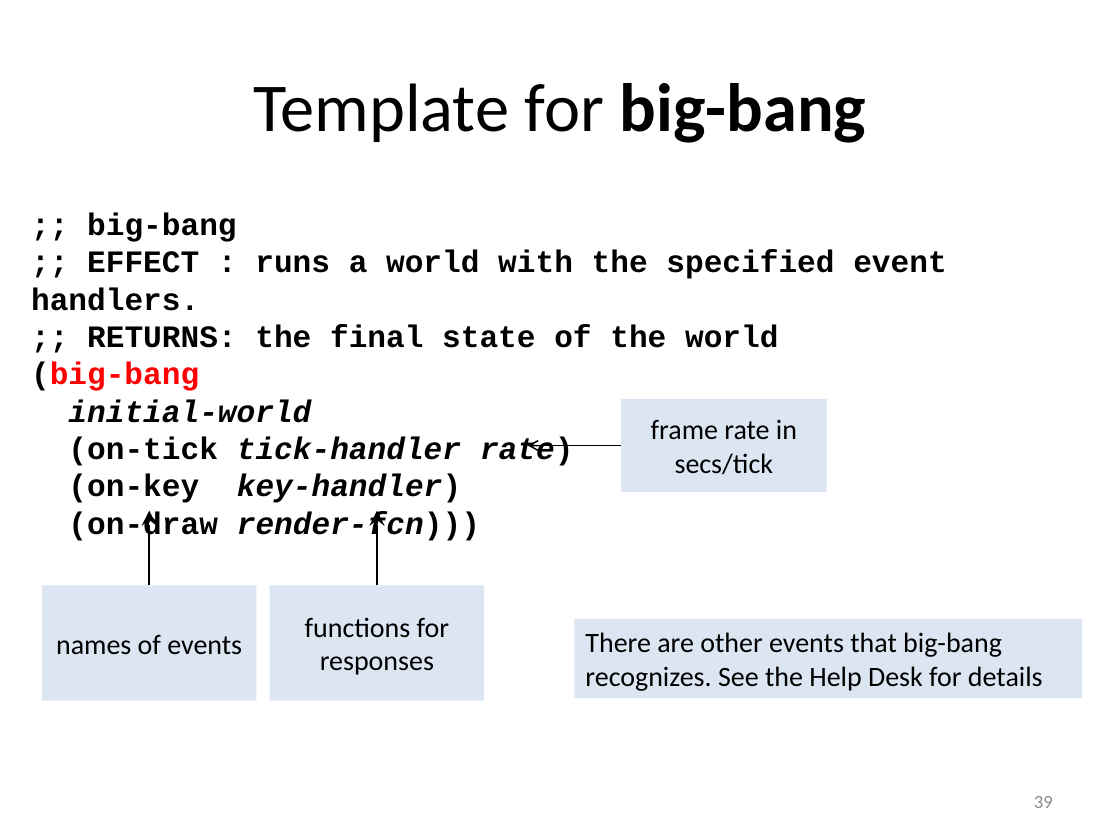
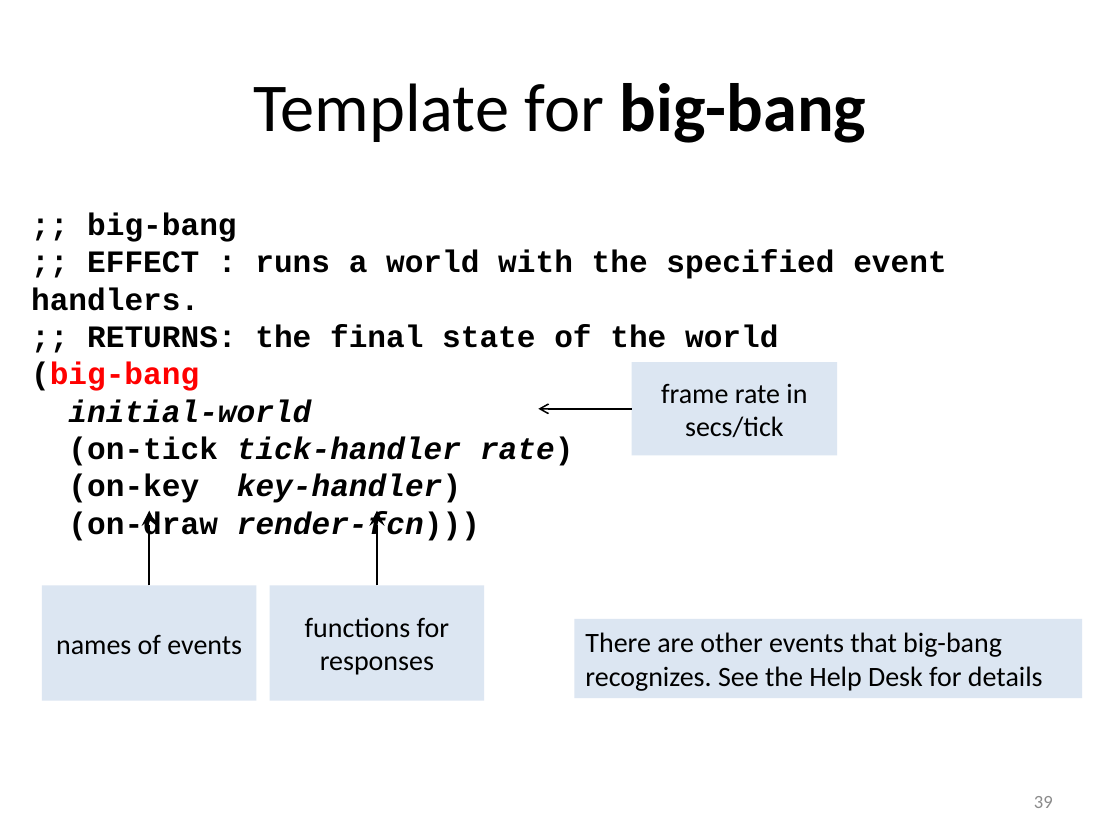
Before and after one commit to mwand/cs5010f17, a slide deck: slide 39 of Slides/Lesson 3.1 How to Design Systems.pptx. Drawn at 1120x840 pixels with LibreOffice and Linux fonts; fonts in the diff are those of the drawing. Boxes give left, top, right and bottom in pixels: in the first picture for what was removed or moved away, otherwise in the second. Text is boxed around its words. In the diff, an @@ line names an element or a change of style, - is before the commit and + after.

```diff
--- a/Slides/Lesson 3.1 How to Design Systems.pptx
+++ b/Slides/Lesson 3.1 How to Design Systems.pptx
@@ rectangle "frame rate in secs/tick": place and size @@
-rectangle "frame rate in secs/tick" at [622, 399, 827, 492]
+rectangle "frame rate in secs/tick" at [632, 362, 837, 455]
@@ arrow moved from (622, 446) - (528, 446) to (632, 409) - (539, 409) @@
```
Also in this commit, not shown: 2 other files.
